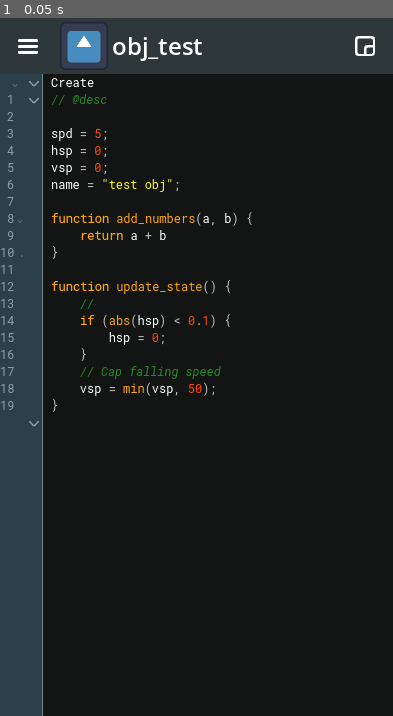
Above: before the commit, frame 1.
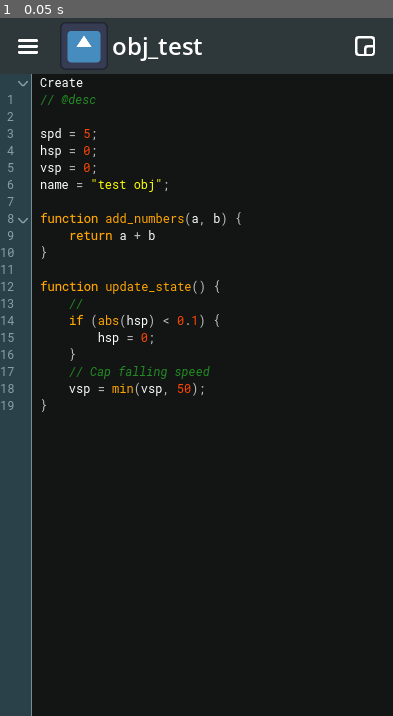
Above: after the commit, the same moment.

Repository: brenioks/DroidMakerUI
Game: Godot game, scene res://workplace.tscn
Same seed, same stepped clock (60 frames per second), same inputs: the game is played once before the commit and once after it. The engine's default icon, where the game draws it, is replaced by a stand-in: a white triangle on a blue panel in a dark square.
Inputs:
- Up to frame 1 (0.05 s): no input

The runs differ from the first frame. In frame 1, 5.4% of the frame differs, in the area x 3-65%, y 8-100%.

Commit message:
Substituted fold label to fold button list

Diff:
--- /dev/null
+++ b/CodeEditor/fold_button.tscn
@@ -0,0 +1,16 @@
+[gd_scene format=3 uid="uid://brsi0a01t7slc"]
+
+[ext_resource type="Texture2D" uid="uid://ciy00po43v22j" path="res://icons/dropdown_icon.png" id="1_yyorp"]
+
+[sub_resource type="StyleBoxEmpty" id="StyleBoxEmpty_nejmh"]
+
+[sub_resource type="StyleBoxEmpty" id="StyleBoxEmpty_5cx4q"]
+
+[sub_resource type="StyleBoxEmpty" id="StyleBoxEmpty_t7r24"]
+
+[node name="FoldButton" type="Button" unique_id=690965778]
+theme_override_styles/normal = SubResource("StyleBoxEmpty_nejmh")
+theme_override_styles/pressed = SubResource("StyleBoxEmpty_5cx4q")
+theme_override_styles/hover = SubResource("StyleBoxEmpty_t7r24")
+icon = ExtResource("1_yyorp")
+flat = true
--- a/CodeEditor/gutter.gd
+++ b/CodeEditor/gutter.gd
@@ -11,10 +11,12 @@
 @export var fold_list: PackedInt32Array
 
 @onready var numbers_label = %Numbers
-@onready var folds_label = %Folds
+@onready var fold_button_list = %FoldButtonList
 
 static var MIN_WIDTH: int = 0
 static var _instance_list: Array[Gutter]
+
+var fold_button = preload("res://CodeEditor/fold_button.tscn")
 
 
 func _ready() -> void:
@@ -53,21 +55,26 @@
 		gutter.custom_minimum_size.x = Gutter.MIN_WIDTH
 
 func _show_folds():
-	folds_label.visible = true
+	fold_button_list.visible = true
 	for i in range(0, fold_list.size() - 1, 2):
 		var fold_start: int = fold_list[i]
-		var fold_end: int = fold_list[i + 1]
-		var newlines: String = ""
+		#var fold_end: int = fold_list[i + 1]
 
 		if fold_start > 1:
-			newlines = "\n".repeat(fold_start - 1)
-		folds_label.text += newlines + "⌄"
+			var space = Control.new()
+			# After last fold_end
+			if i > 1:
+				var last_fold_start: int = fold_list[i - 2]
+				space.custom_minimum_size.y = 17 * (fold_start - last_fold_start - 1)
+			else:
+				space.custom_minimum_size.y = 17 * (fold_start - 1)
+			fold_button_list.add_child(space)
 
-		if fold_end > fold_start:
-			folds_label.text += "\n".repeat(fold_end - fold_start) + "."
+		var fold_button_inst = fold_button.instantiate()
+		fold_button_list.add_child(fold_button_inst)
 
 func _hide_folds():
-	folds_label.visible = false
+	fold_button_list.visible = false
 
 func _find_nth_occurrence(text: String, target: String, n: int) -> int:
 	var pos = -1
--- a/CodeEditor/gutter.tscn
+++ b/CodeEditor/gutter.tscn
@@ -3,13 +3,6 @@
 [ext_resource type="Script" uid="uid://hn87vvwjriq8" path="res://CodeEditor/gutter.gd" id="1_klnqo"]
 [ext_resource type="StyleBox" uid="uid://d4bl24jyp3x3h" path="res://CodeEditor/gutter_panel.tres" id="1_tuqt5"]
 [ext_resource type="Theme" uid="uid://x7gpo1v81u7s" path="res://CodeEditor/code_theme.tres" id="2_tuqt5"]
-[ext_resource type="Texture2D" uid="uid://ciy00po43v22j" path="res://icons/dropdown_icon.png" id="4_t7r24"]
-
-[sub_resource type="StyleBoxEmpty" id="StyleBoxEmpty_nejmh"]
-
-[sub_resource type="StyleBoxEmpty" id="StyleBoxEmpty_5cx4q"]
-
-[sub_resource type="StyleBoxEmpty" id="StyleBoxEmpty_t7r24"]
 
 [node name="Gutter" type="PanelContainer" unique_id=561590972]
 theme_override_styles/panel = ExtResource("1_tuqt5")
@@ -25,35 +18,13 @@
 layout_mode = 2
 size_flags_vertical = 0
 theme = ExtResource("2_tuqt5")
-text = "1
-2"
-fit_content = true
-scroll_active = false
-autowrap_mode = 0
-horizontal_alignment = 2
-
-[node name="Folds" type="RichTextLabel" parent="HBoxContainer" unique_id=793374323]
-unique_name_in_owner = true
-visible = false
-modulate = Color(0.82, 0.93700004, 1, 0.5411765)
-layout_mode = 2
-size_flags_horizontal = 10
-size_flags_vertical = 0
-theme = ExtResource("2_tuqt5")
 fit_content = true
 scroll_active = false
 autowrap_mode = 0
 horizontal_alignment = 2
 
 [node name="FoldButtonList" type="VBoxContainer" parent="HBoxContainer" unique_id=1250871364]
+unique_name_in_owner = true
 layout_mode = 2
 size_flags_horizontal = 10
 theme_override_constants/separation = 1
-
-[node name="FoldButton" type="Button" parent="HBoxContainer/FoldButtonList" unique_id=1457573624]
-layout_mode = 2
-theme_override_styles/normal = SubResource("StyleBoxEmpty_nejmh")
-theme_override_styles/pressed = SubResource("StyleBoxEmpty_5cx4q")
-theme_override_styles/hover = SubResource("StyleBoxEmpty_t7r24")
-icon = ExtResource("4_t7r24")
-flat = true
